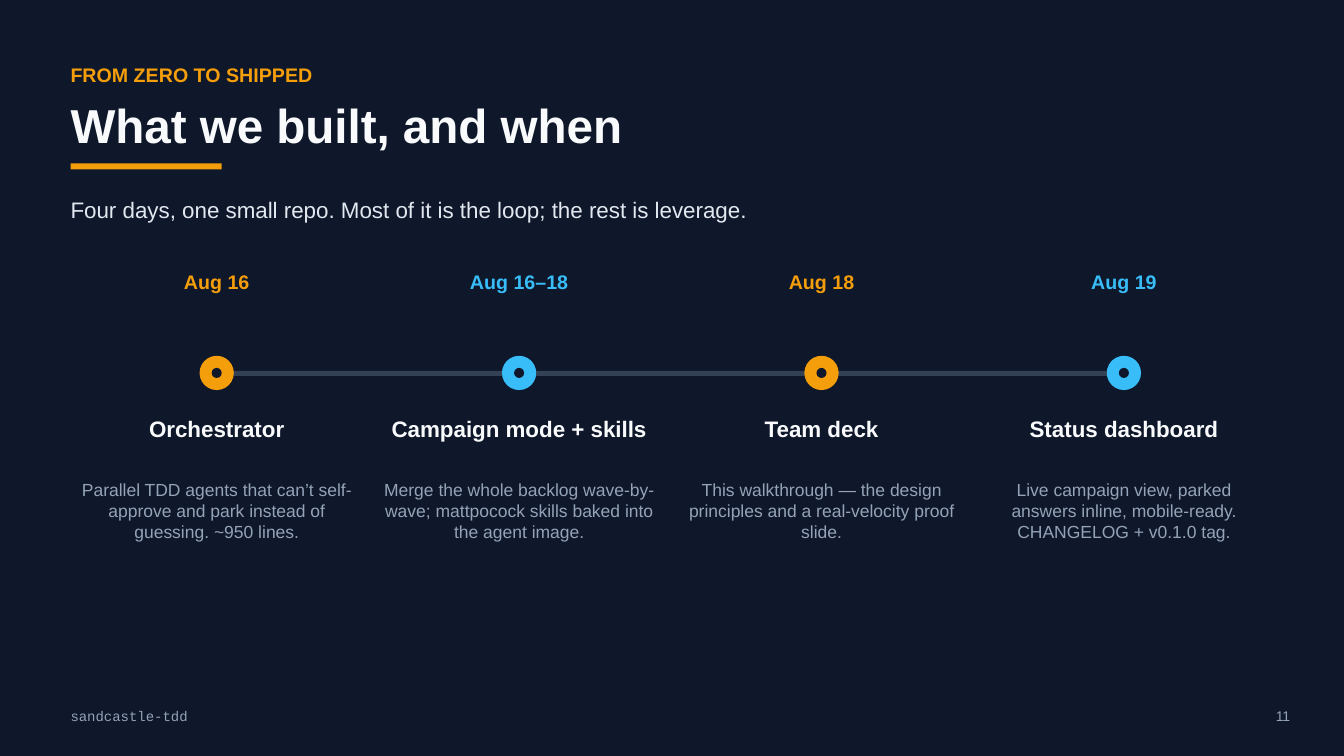
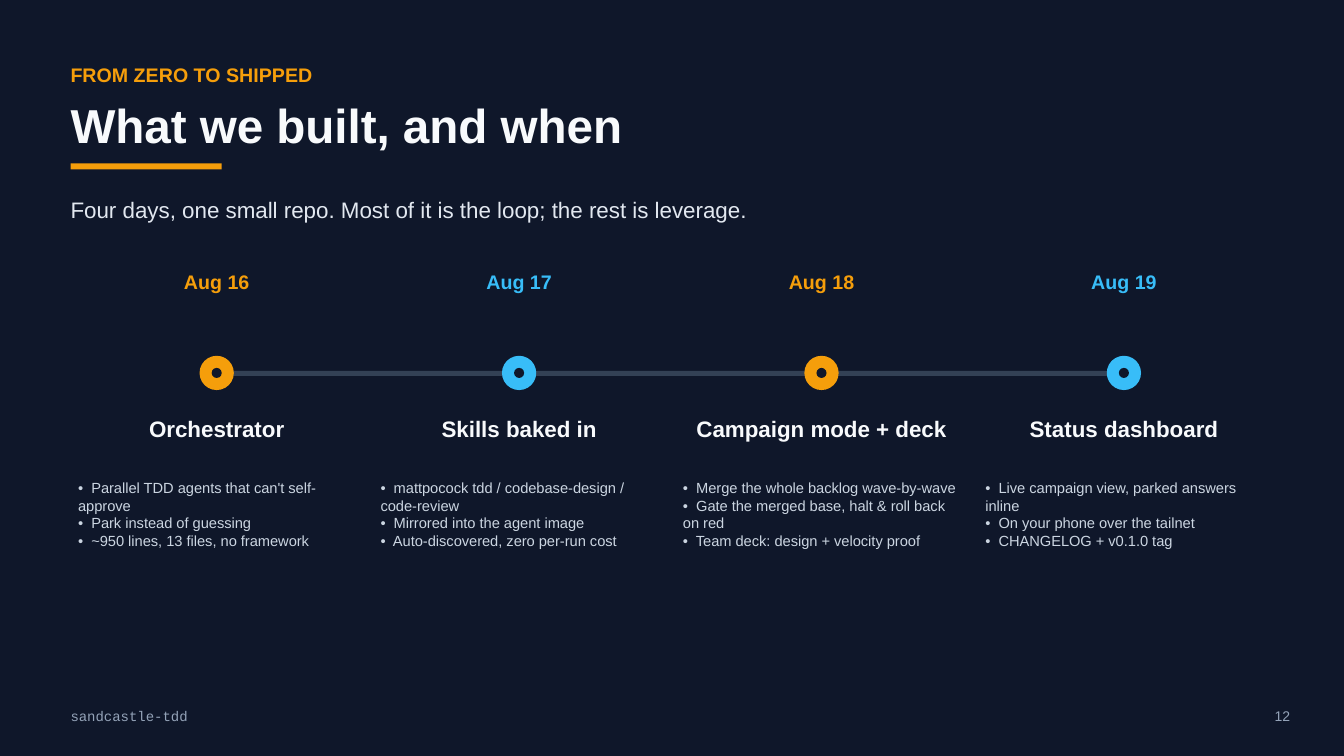
Before and after one commit to jjforge/vetinari, a slide deck: slide 13 of sandcastle-tdd-deck.pptx (slide 12 before the commit). Drawn at 1344x756 pixels with LibreOffice and Linux fonts; fonts in the diff are those of the drawing. Boxes give left, top, right and bottom in pixels: in the first picture for what was removed or moved away, otherwise in the second. Text is boxed around its words. In the diff, an @@ line names an element or a change of style, - is before the commit and + after.

```diff
--- a/sandcastle-tdd-deck.pptx
+++ b/sandcastle-tdd-deck.pptx
@@ text at box(486, 275, 552, 293): text changed @@
-Aug 16–18
+Aug 17
@@ text at box(442, 420, 597, 438): text changed @@
-Campaign mode + skills
+Skills baked in
@@ text at box(696, 420, 946, 442): text changed @@
-Team deck
+Campaign mode + deck
@@ text at box(78, 482, 316, 548): text changed; size 12.5 to 10.5 pt; text colour #94A3B8 to #CBD5E1 @@
-Parallel TDD agents that can’t self-approve and park instead of guessing. ~950 lines.
+• Parallel TDD agents that can't self-approve
+• Park instead of guessing
+• ~950 lines, 13 files, no framework
@@ text at box(381, 482, 617, 549): text changed; size 12.5 to 10.5 pt; text colour #94A3B8 to #CBD5E1 @@
-Merge the whole backlog wave-by-wave; mattpocock skills baked into the agent image.
+• mattpocock tdd / codebase-design / code-review
+• Mirrored into the agent image
+• Auto-discovered, zero per-run cost
@@ text at box(683, 482, 955, 549): text changed; size 12.5 to 10.5 pt; text colour #94A3B8 to #CBD5E1 @@
-This walkthrough — the design principles and a real-velocity proof slide.
+• Merge the whole backlog wave-by-wave
+• Gate the merged base, halt & roll back on red
+• Team deck: design + velocity proof
@@ text at box(985, 482, 1236, 549): text changed; size 12.5 to 10.5 pt; text colour #94A3B8 to #CBD5E1 @@
-Live campaign view, parked answers inline, mobile-ready. CHANGELOG + v0.1.0 tag.
+• Live campaign view, parked answers inline
+• On your phone over the tailnet
+• CHANGELOG + v0.1.0 tag
@@ text at box(1275, 711, 1291, 721): text changed @@
-11
+12
```
Also in this commit, not shown: 11 other slides changed, 2 slides added.
